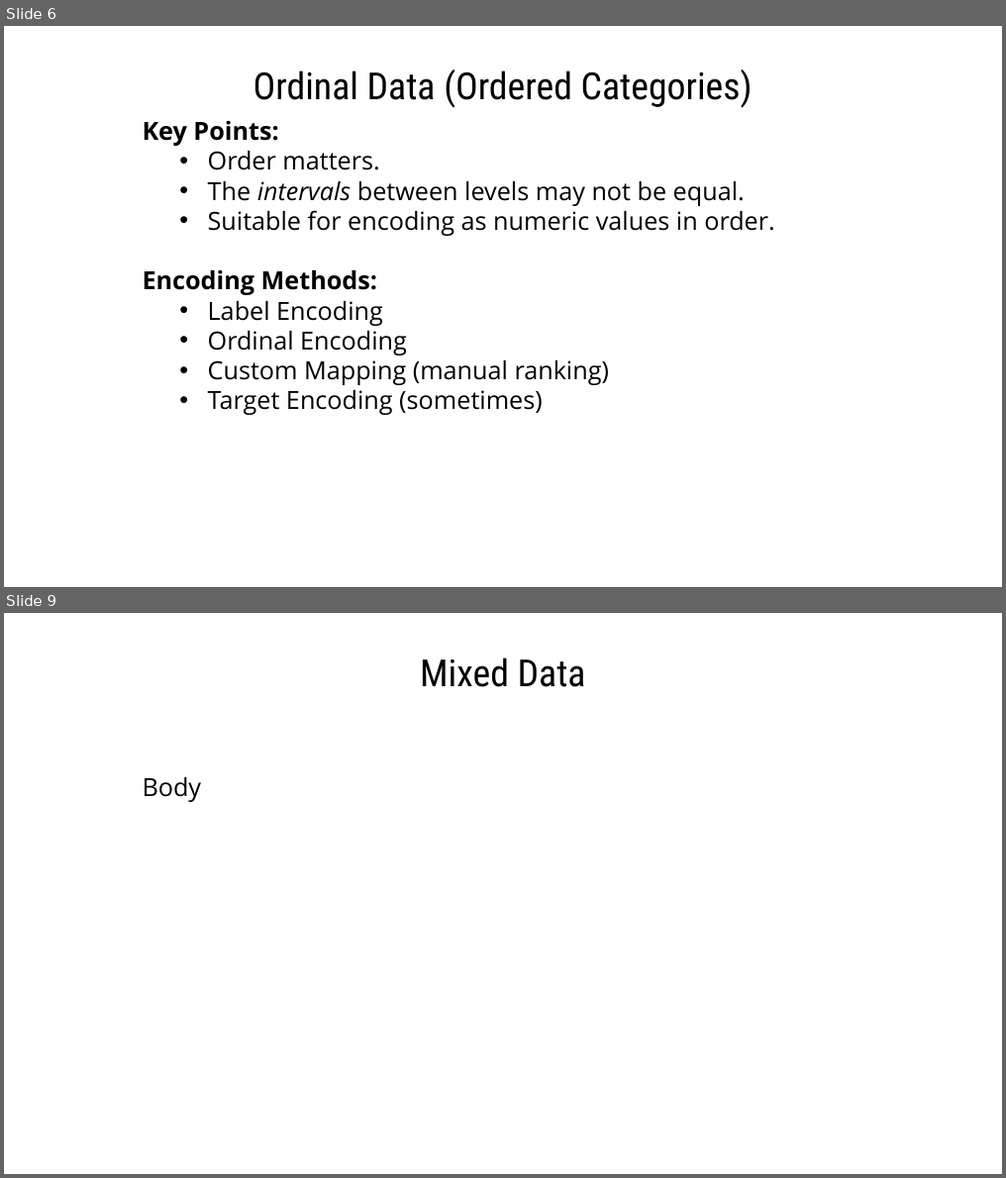
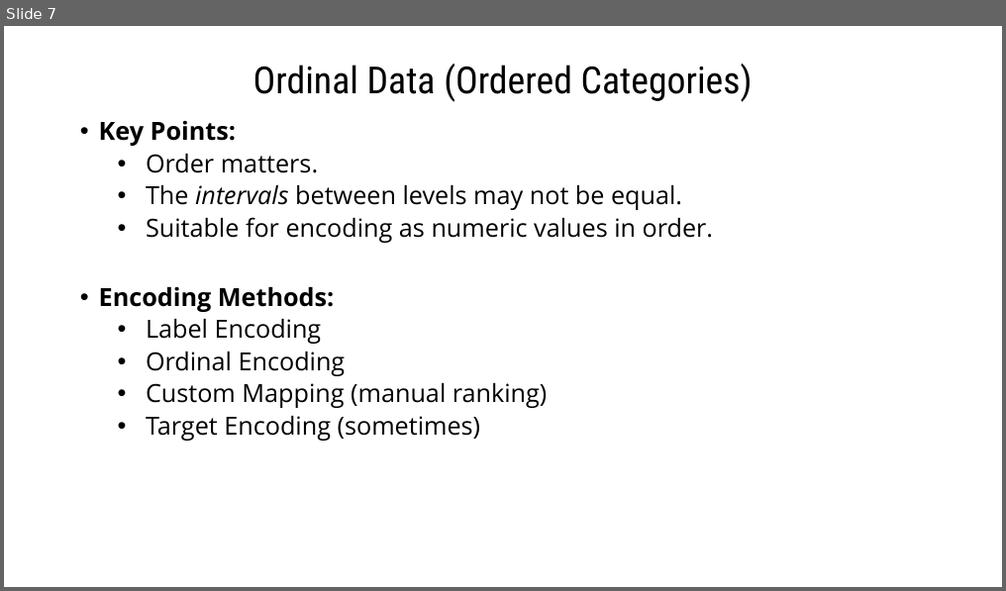
Before and after one commit to gmrr40058/data-science-ml-python-ostad, a slide deck: My Note and Practice/Text to Numerical Data Conversion/Categorical(Text to Numeric) data conversion-CTtN/Categorical Data.pptx. Shown one above the other, each under a label of ours: slides 6 and 9 before the commit, slide 7 after it; the slides between them are not shown. The pictures are 1006x1178 and 1006x591 pixels, drawn with LibreOffice and Linux fonts; fonts in the diff are those of the drawing. Boxes give left, top, right and bottom in pixels: in the first picture for what was removed or moved away, otherwise in the second. Text is boxed around its words. In the diff, an @@ line names an element or a change of style, - is before the commit and + after.

Commit message:
Slide titles have been added.

```diff
--- a/My Note and Practice/Text to Numerical Data Conversion/Categorical(Text to Numeric) data conversion-CTtN/Categorical Data.pptx
+++ b/My Note and Practice/Text to Numerical Data Conversion/Categorical(Text to Numeric) data conversion-CTtN/Categorical Data.pptx
@@ slide 9 removed at (x1=4, y1=613, x2=1002, y2=1174), background #FFFFFF @@
@@ text removed at (x1=420, y1=658, x2=586, y2=687) @@
-Mixed Data
@@ text removed at (x1=143, y1=777, x2=202, y2=802) @@
-Body
@@ what was slide 6 is now slide 7 @@
@@ slide 7 changed as well @@
@@ title "Ordinal Data (Ordered Categories)" at (x1=253, y1=64, x2=752, y2=102): line spacing 1 to 0.9; vertical alignment top to middle @@
@@ text "Key Points:" moved from (x1=143, y1=121, x2=775, y2=415) to (x1=99, y1=121, x2=714, y2=441) @@
@@ text "Key Points:" at (x1=99, y1=121, x2=714, y2=441): bullet none to •; line spacing 1 to 0.9; more space between paragraphs @@
```
Also in this commit, not shown: 7 other slides changed, 4 slides added, 16 other slides removed.
